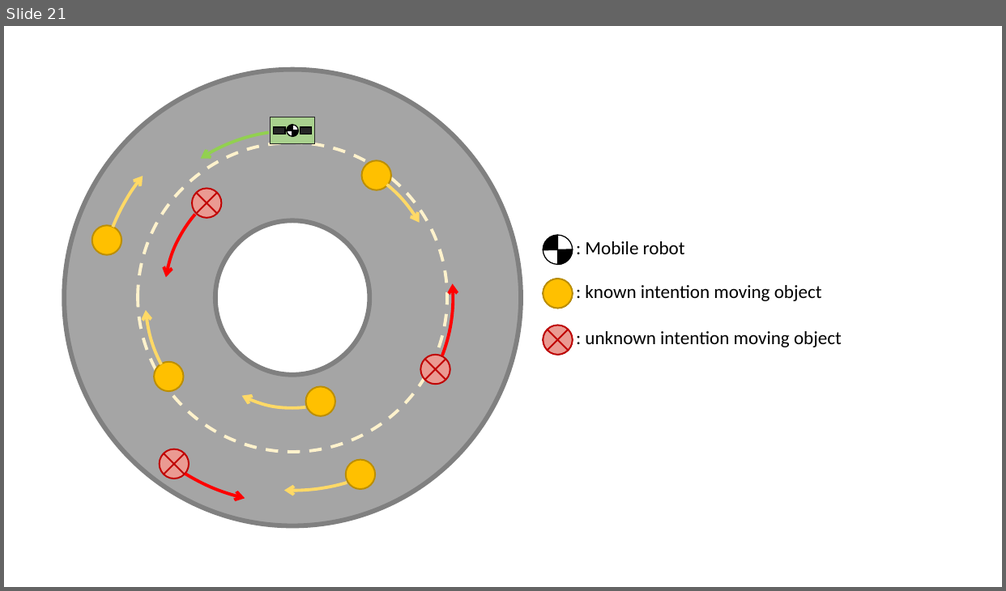
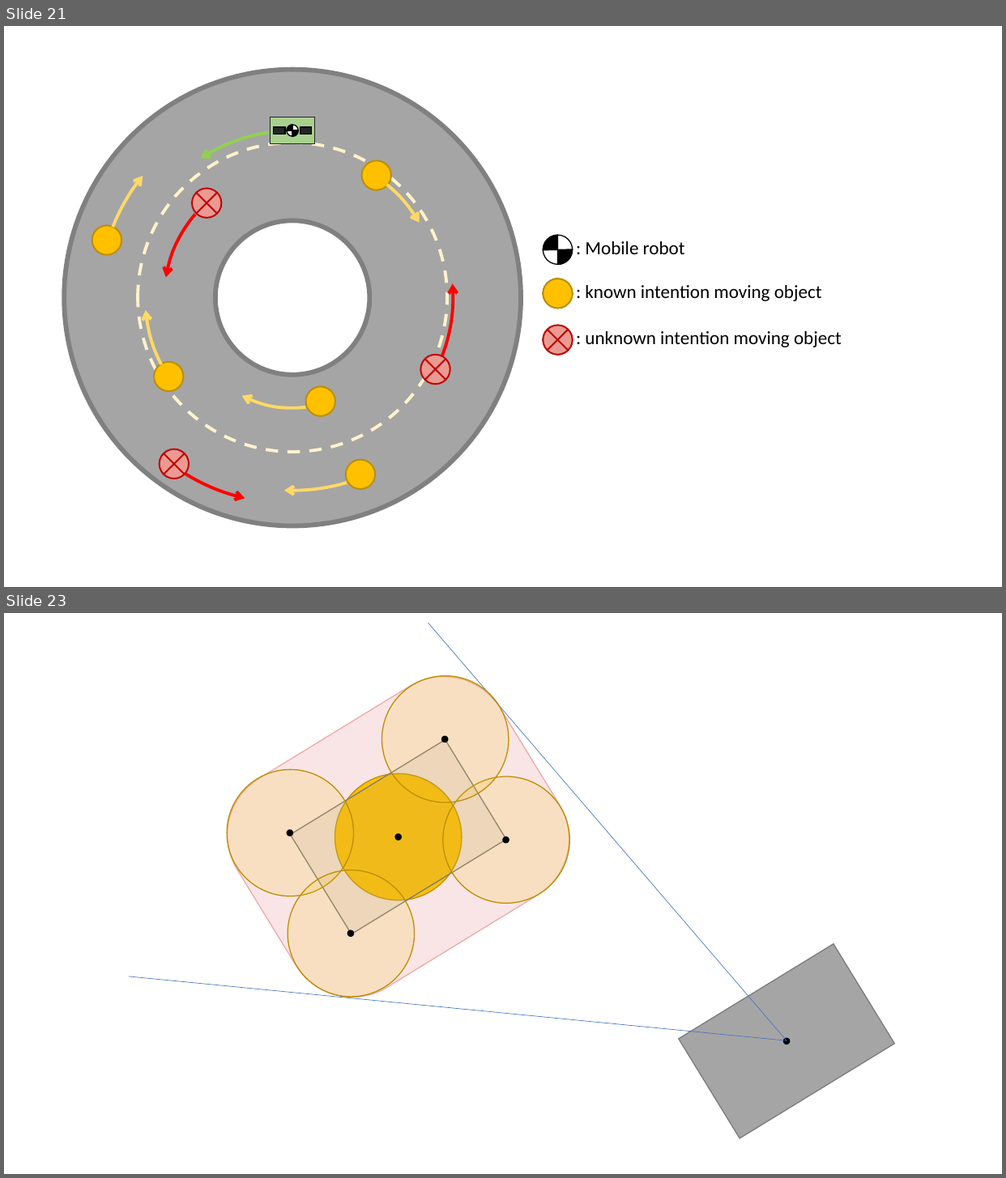
Before and after one commit to Yi-An-Wang/institute_information, a slide deck: path_planing/VO_code_try/robot_properties3.pptx. Shown one above the other, each under a label of ours: slide 21 before the commit, slides 21 and 23 after it; the slides between them are not shown. The pictures are 1006x591 and 1006x1178 pixels, drawn with LibreOffice and Linux fonts; fonts in the diff are those of the drawing. Boxes give left, top, right and bottom in pixels: in the first picture for what was removed or moved away, otherwise in the second. Text is boxed around its words. In the diff, an @@ line names an element or a change of style, - is before the commit and + after.

```diff
--- a/path_planing/VO_code_try/robot_properties3.pptx
+++ b/path_planing/VO_code_try/robot_properties3.pptx
@@ slide 23 added at (4, 613, 1002, 1174), background #FFFFFF @@
@@ line added from (787, 1041) to (428, 623), #4472C4 0.5 pt @@
@@ rounded rectangle added at (202, 652, 593, 1022), fill #EDA9A9 at 30% opacity, outline #EDA9A9 1 pt @@
@@ ellipse added at (382, 676, 509, 803), fill #FFC000 at 15% opacity, outline #BD8E00 1 pt @@
@@ rectangle added at (290, 739, 506, 934), fill #A5A5A5 at 16% opacity, outline #7A7A7A 1 pt @@
@@ ellipse added at (442, 736, 448, 743), fill #000000, outline #000000 1 pt @@
@@ ellipse added at (227, 769, 354, 896), fill #FFC000 at 15% opacity, outline #BD8E00 1 pt @@
@@ ellipse added at (335, 774, 462, 901), fill #FFC000, outline #BD8E00 1 pt @@
@@ ellipse added at (443, 777, 569, 904), fill #FFC000 at 15% opacity, outline #BD8E00 1 pt @@
@@ ellipse added at (287, 830, 293, 836), fill #000000, outline #000000 1 pt @@
@@ ellipse added at (395, 834, 402, 840), fill #000000, outline #000000 1 pt @@
@@ ellipse added at (503, 837, 509, 843), fill #000000, outline #000000 1 pt @@
@@ ellipse added at (288, 871, 414, 997), fill #FFC000 at 15% opacity, outline #BD8E00 1 pt @@
@@ ellipse added at (347, 931, 354, 936), fill #000000, outline #000000 1 pt @@
@@ rectangle added at (679, 944, 895, 1139), fill #A5A5A5, outline #7A7A7A 1 pt @@
@@ line added from (787, 1041) to (129, 977), #4472C4 0.5 pt @@
@@ ellipse added at (784, 1038, 790, 1044), fill #000000, outline #000000 1 pt @@
```
Also in this commit, not shown: 2 other slides added, 1 slide removed, 1 other file.
